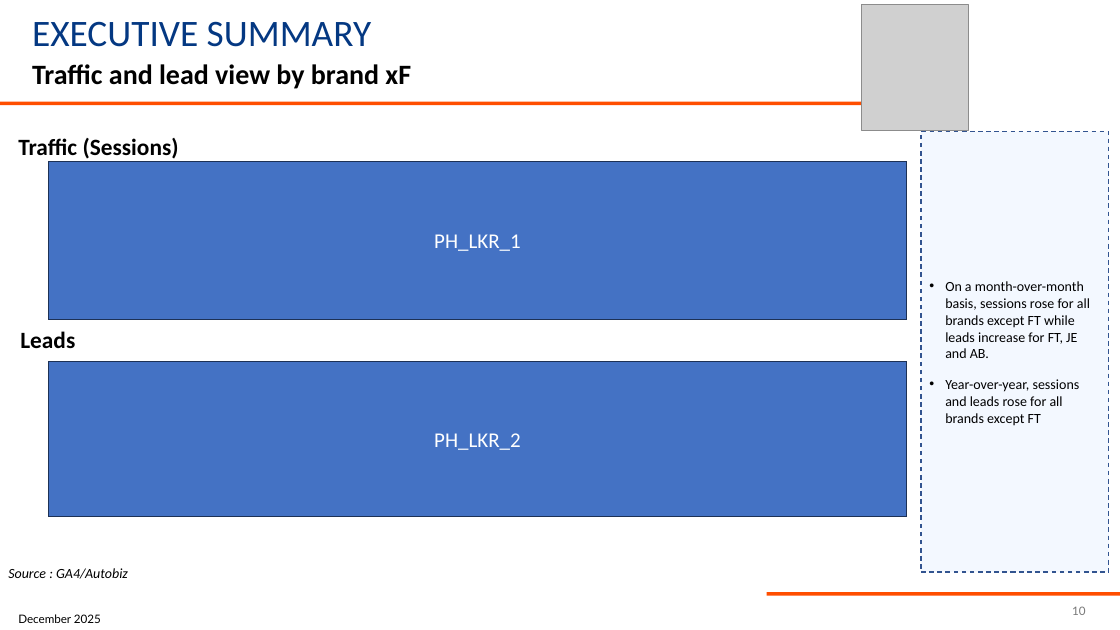
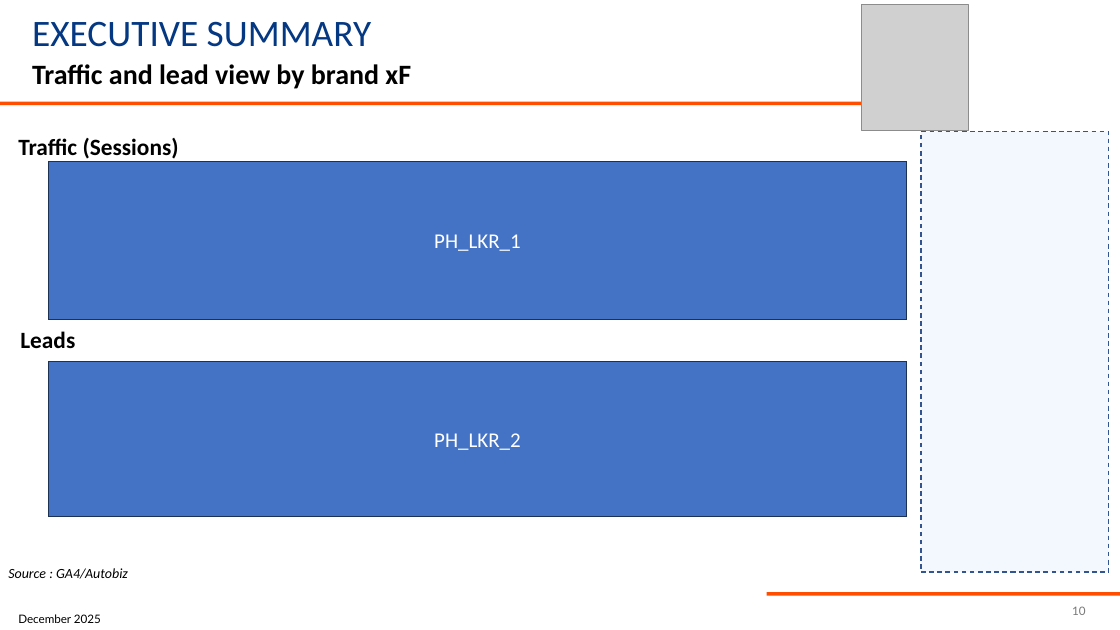
Before and after one commit to SafiatouM/auto-dash, a slide deck: slide 10 of app/FR_Monthly template.pptx. Drawn at 1120x630 pixels with LibreOffice and Linux fonts; fonts in the diff are those of the drawing; grey boxes stand for pictures; background and template pictures are left out. Boxes give left, top, right and bottom in pixels: in the first picture for what was removed or moved away, otherwise in the second. Text is boxed around its words. In the diff, an @@ line names an element or a change of style, - is before the commit and + after.

```diff
--- a/app/FR_Monthly template.pptx
+++ b/app/FR_Monthly template.pptx
@@ text in rectangle at bbox=[945, 281, 1090, 426]: text removed @@
-• On a month-over-month basis, sessions rose for all brands except FT while leads increase for FT, JE and AB.
-• Year-over-year, sessions and leads rose for all brands except FT
```
Also in this commit, not shown: 3 other slides changed, 1 other file.
